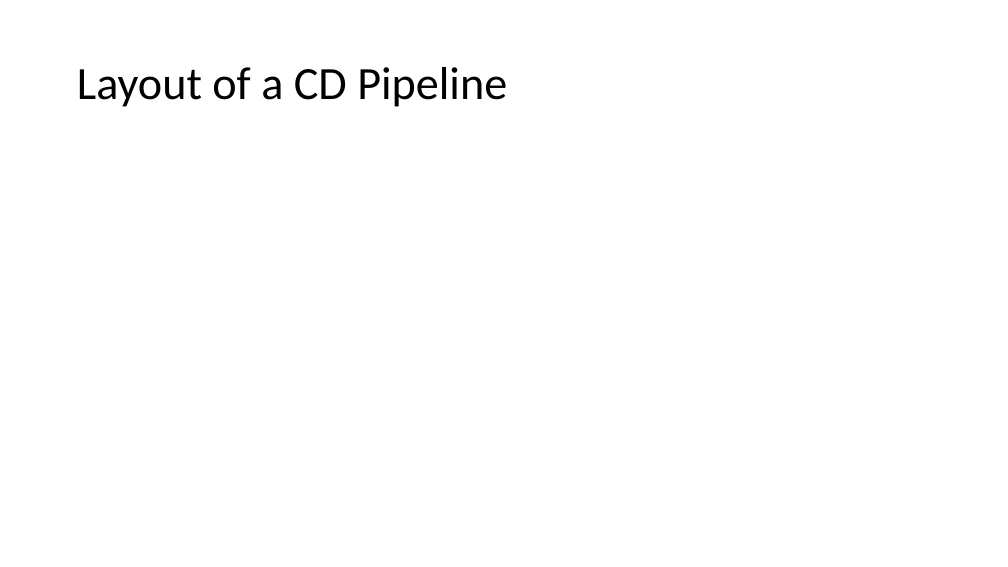
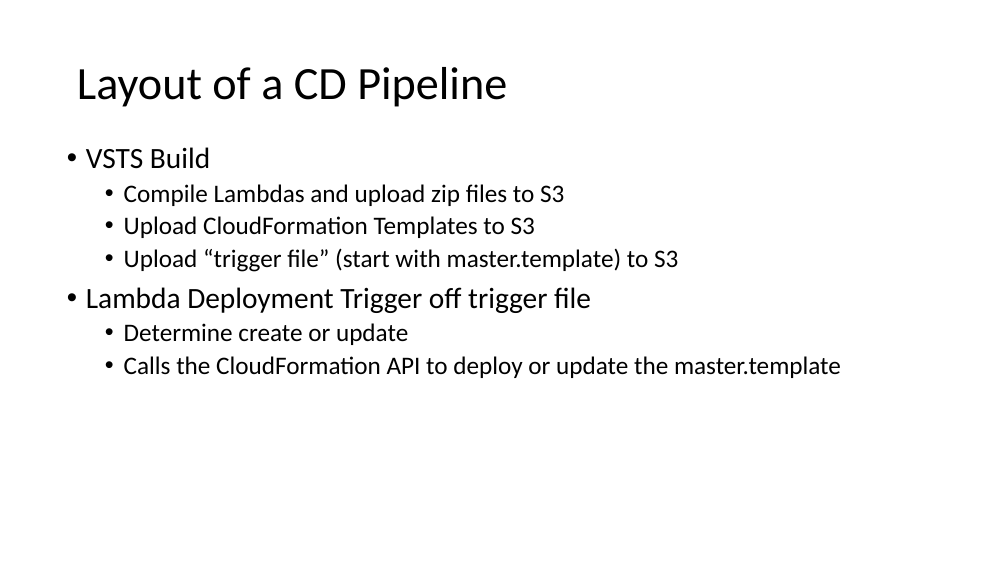
Before and after one commit to jbaacke/CloudFormationAndCARRDSDemo, a slide deck: slide 9 of VSTS and CloudFormation.pptm (slide 7 before the commit). Drawn at 1008x567 pixels with LibreOffice and Linux fonts; fonts in the diff are those of the drawing. Boxes give left, top, right and bottom in pixels: in the first picture for what was removed or moved away, otherwise in the second. Text is boxed around its words. In the diff, an @@ line names an element or a change of style, - is before the commit and + after.

```diff
--- a/VSTS and CloudFormation.pptm
+++ b/VSTS and CloudFormation.pptm
@@ text added at bbox=[86, 147, 841, 378], 24 pt, text #000000 @@
+• VSTS Build
+  • Compile Lambdas and upload zip files to S3
+  • Upload CloudFormation Templates to S3
+  • Upload “trigger file” (start with master.template) to S3
+• Lambda Deployment Trigger off trigger file
+  • Determine create or update
+  • Calls the CloudFormation API to deploy or update the master.template
```
Also in this commit, not shown: 7 other slides changed, 6 slides added.
